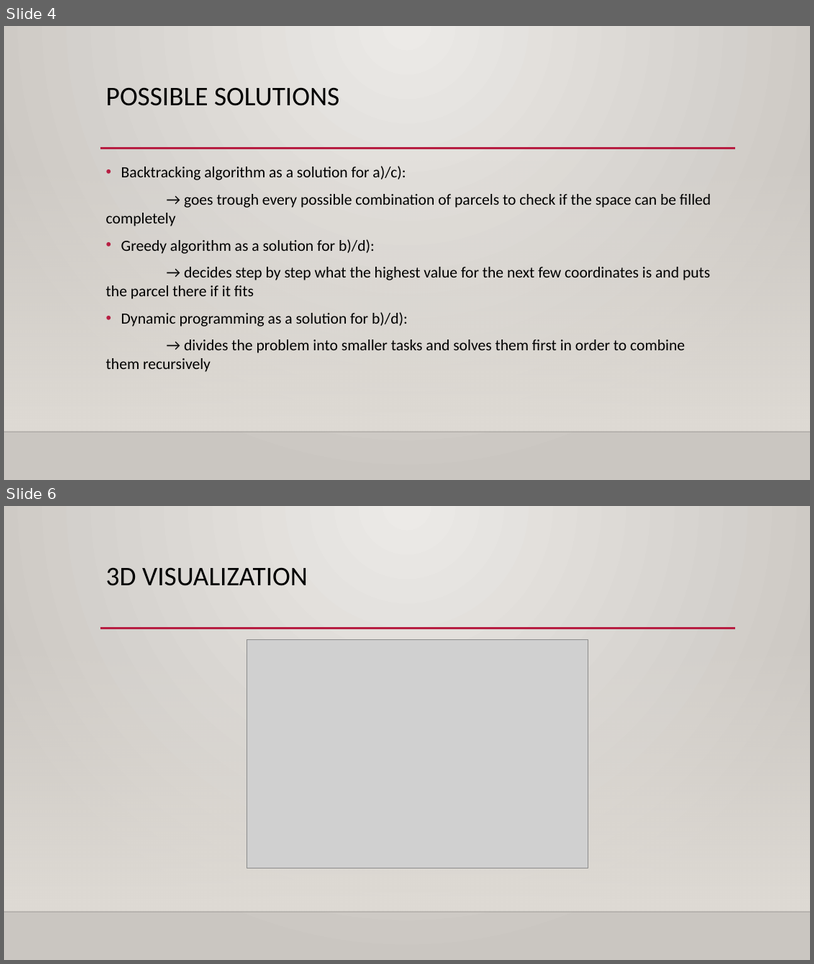
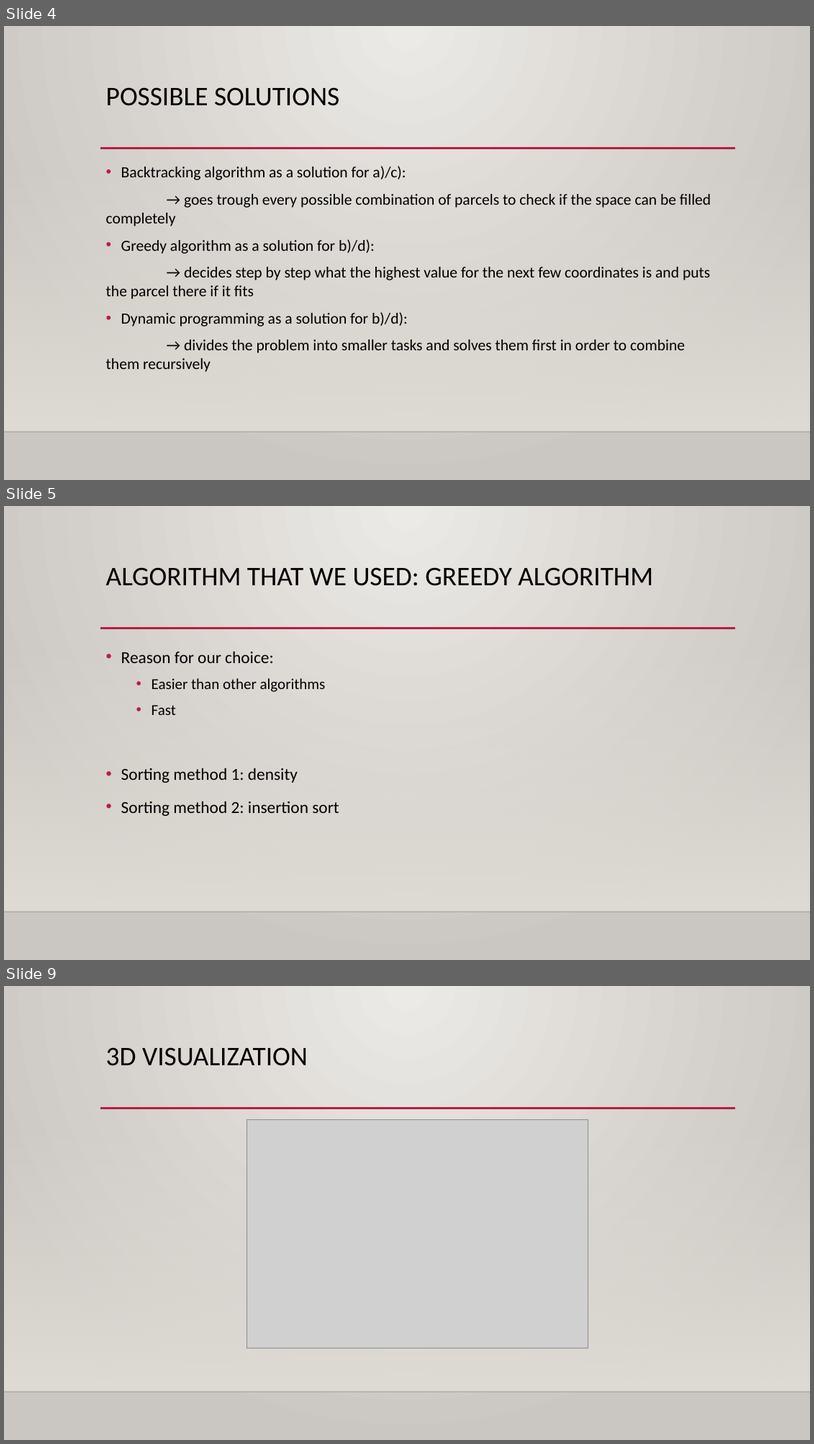
Before and after one commit to 31l3311/Pentominoes, a slide deck: project 3.pptx. Shown one above the other, each under a label of ours: slides 4 and 6 before the commit, slides 4, 5 and 9 after it; the slides between them are not shown. The pictures are 814x964 and 814x1444 pixels, drawn with LibreOffice and Linux fonts; fonts in the diff are those of the drawing; grey boxes stand for pictures; background and template pictures are left out. Boxes give left, top, right and bottom in pixels: in the first picture for what was removed or moved away, otherwise in the second. Text is boxed around its words. In the diff, an @@ line names an element or a change of style, - is before the commit and + after.

```diff
--- a/project 3.pptx
+++ b/project 3.pptx
@@ slide 5 added at bbox=[4, 506, 810, 960], background gradient #ECEAE7 to #CAC7C1; not listed: 3 template elements that a slide beside it also shows @@
@@ title added at bbox=[106, 567, 653, 586], 32 pt, text #000000 @@
+ALGORITHM THAT WE USED: GREEDY ALGORITHM
@@ text added at bbox=[121, 651, 339, 816], 20 pt, text #000000 @@
+• Reason for our choice:
+  • Easier than other algorithms
+  • Fast
+• Sorting method 1: density
+• Sorting method 2: insertion sort
@@ what was slide 6 is now slide 9 @@
```
Also in this commit, not shown: 2 slides changed, 2 other slides added, 3 other files.
